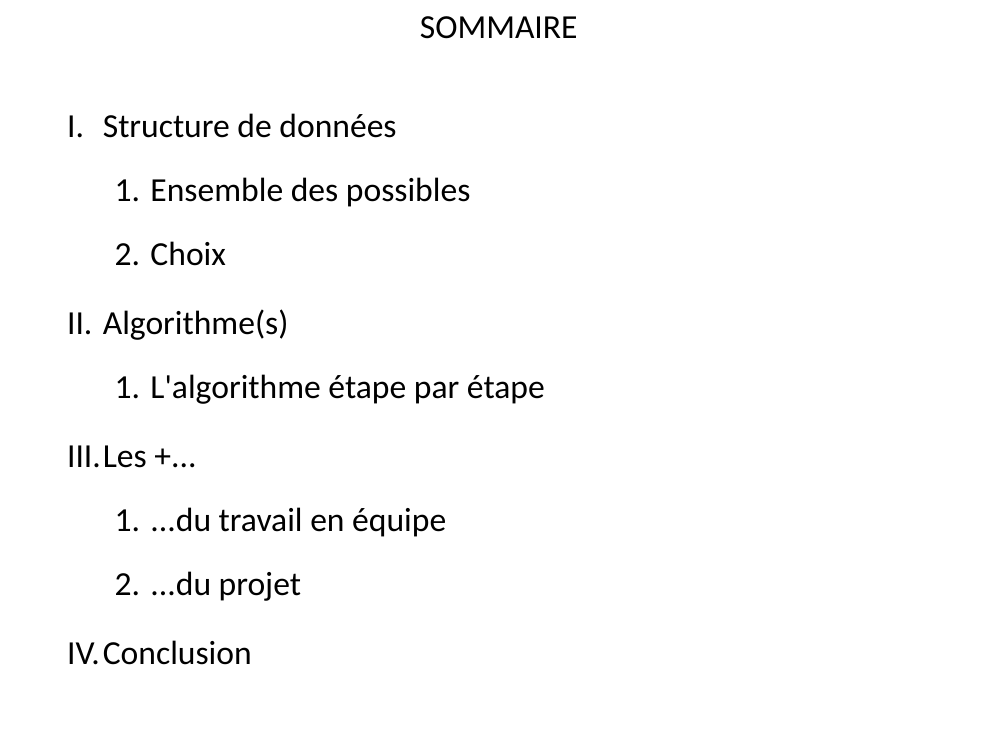
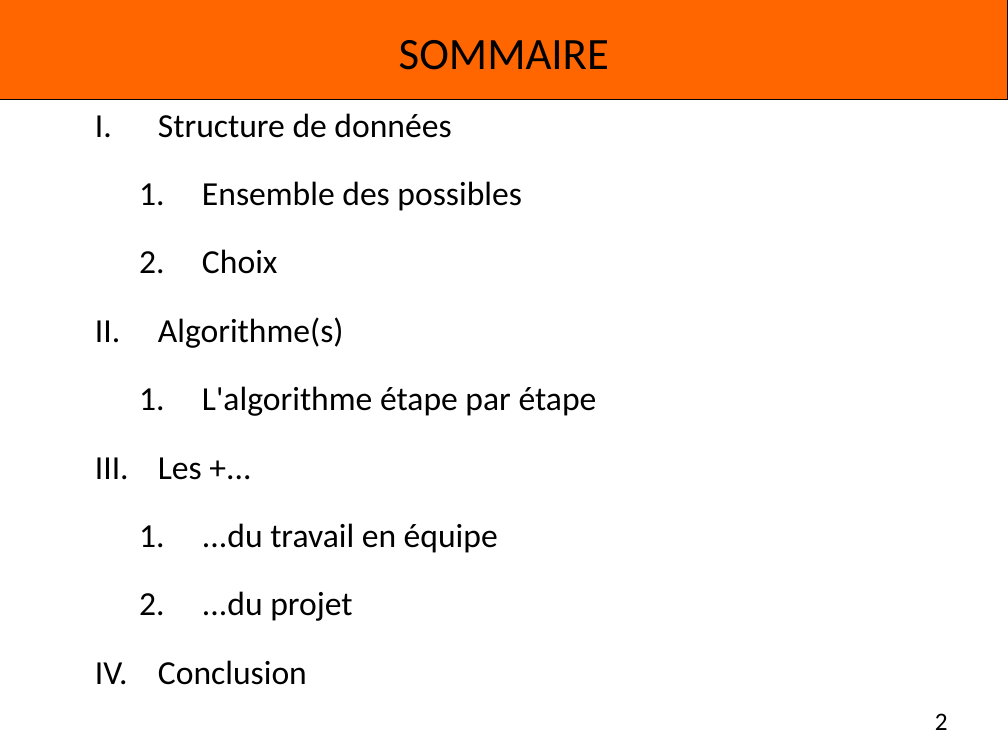
Before and after one commit to Miaxos/Polux, a slide deck: slide 2 of diapo_Presentation_poqb_soutenance_vendredi_15_janvier_2016.odp. Drawn at 1008x756 pixels with LibreOffice and Linux fonts; fonts in the diff are those of the drawing; background and template pictures are left out. Boxes give left, top, right and bottom in pixels: in the first picture for what was removed or moved away, otherwise in the second. Text is boxed around its words. In the diff, an @@ line names an element or a change of style, - is before the commit and + after.

```diff
--- a/diapo_Presentation_poqb_soutenance_vendredi_15_janvier_2016.odp
+++ b/diapo_Presentation_poqb_soutenance_vendredi_15_janvier_2016.odp
@@ title "SOMMAIRE": place and size @@
-title "SOMMAIRE" at [420, 16, 578, 39]
+title "SOMMAIRE" at [399, 40, 609, 70]
@@ title "SOMMAIRE" at [399, 40, 609, 70]: size 24 to 32 pt @@
@@ rectangle added at [0, 0, 1008, 99], fill #FF6600, outline #000000 0 pt @@
@@ text "Structure de données": place and size @@
-text "Structure de données" at [67, 113, 545, 665]
+text "Structure de données" at [158, 113, 597, 685]
@@ text "Structure de données" at [158, 113, 597, 685]: indent changed; line spacing 0.9 to 1 @@
@@ page number added at [935, 713, 948, 730], 18 pt, text #000000 @@
+2
```
Also in this commit, not shown: 10 other slides changed, 4 slides added, 1 slide removed.
